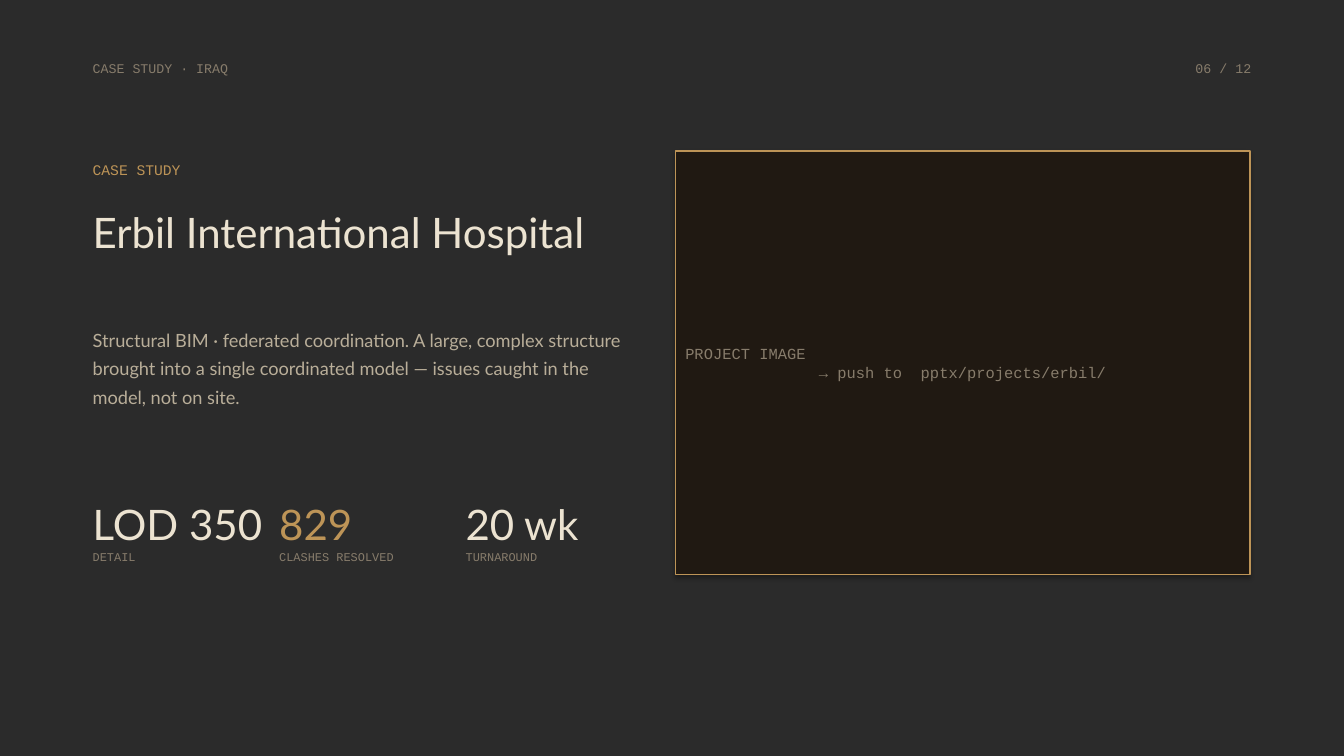
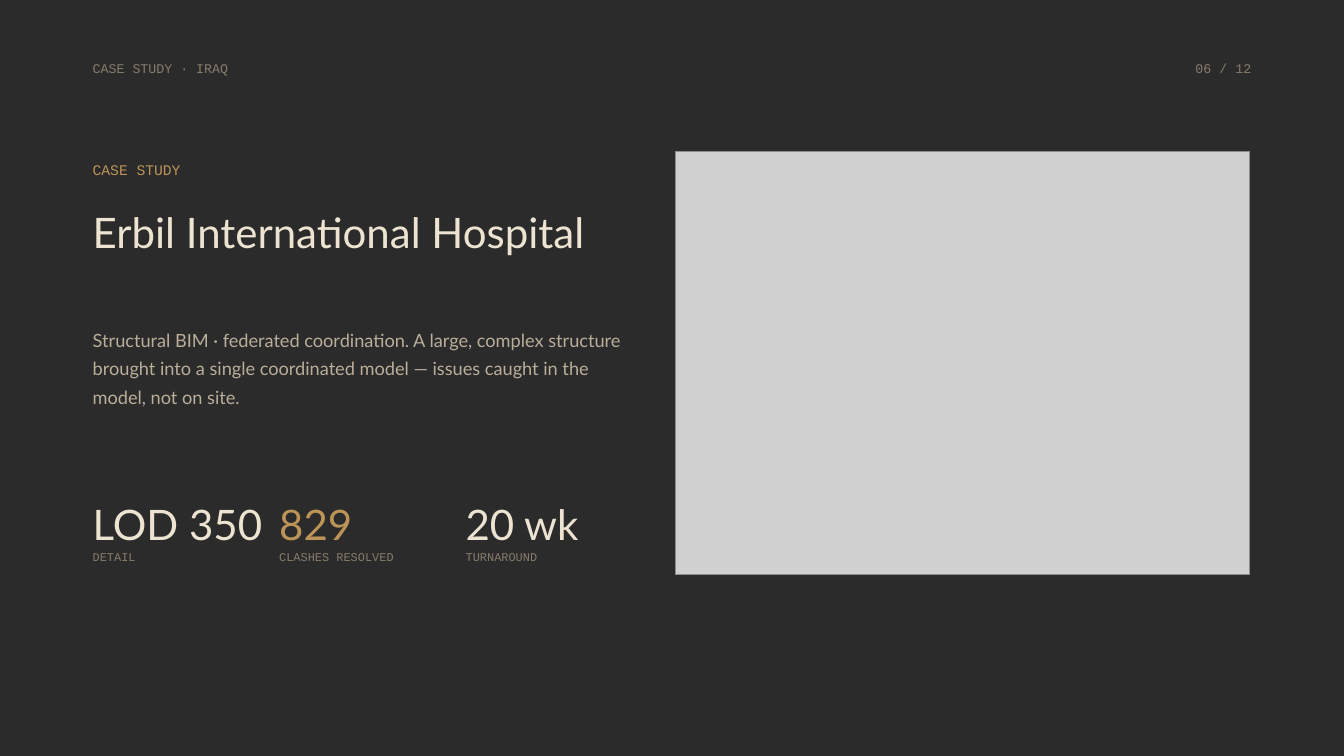
Before and after one commit to enscmlygc/ecy, a slide deck: slide 6 of uk-market-expansion/pptx/ECY-UK-Pitch-Deck.pptx. Drawn at 1344x756 pixels with LibreOffice and Linux fonts; fonts in the diff are those of the drawing; grey boxes stand for pictures; background and template pictures are left out; a plain dark background stands for a picture behind light text. Boxes give left, top, right and bottom in pixels: in the first picture for what was removed or moved away, otherwise in the second. Text is boxed around its words. In the diff, an @@ line names an element or a change of style, - is before the commit and + after.

```diff
--- a/uk-market-expansion/pptx/ECY-UK-Pitch-Deck.pptx
+++ b/uk-market-expansion/pptx/ECY-UK-Pitch-Deck.pptx
@@ rectangle removed at <box>676,151,1250,575</box> @@
-PROJECT IMAGE
-→ push to pptx/projects/erbil/
@@ picture added at <box>676,151,1250,575</box> @@
```
Also in this commit, not shown: 2 other slides changed, 3 other files.
